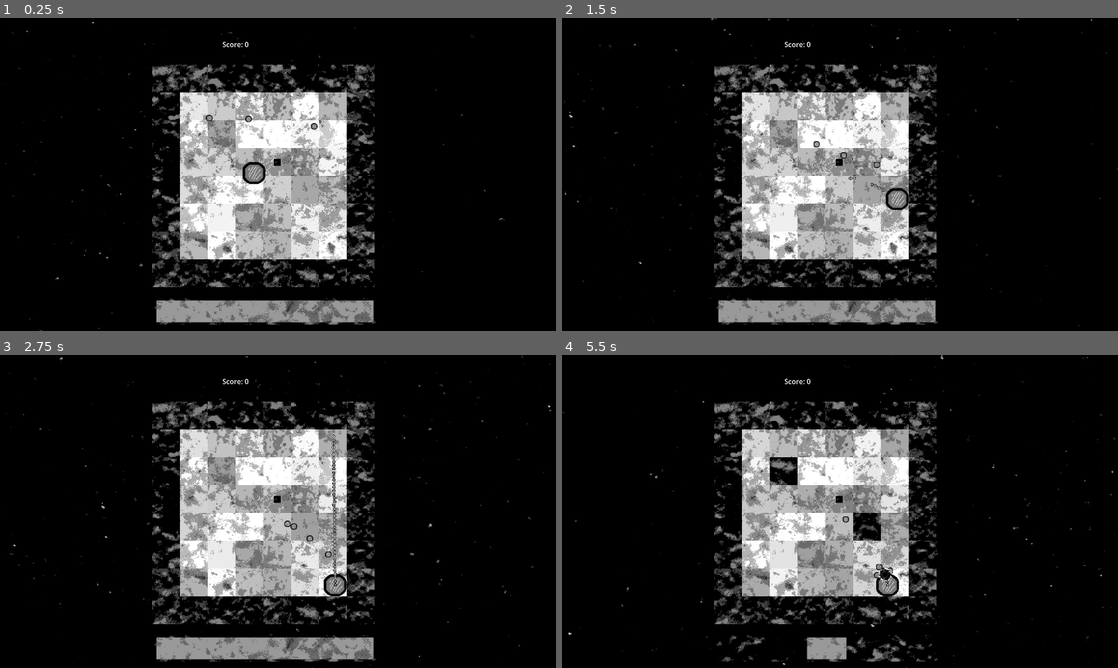
Above: before the commit, frames 1-4 (two rows, left to right).
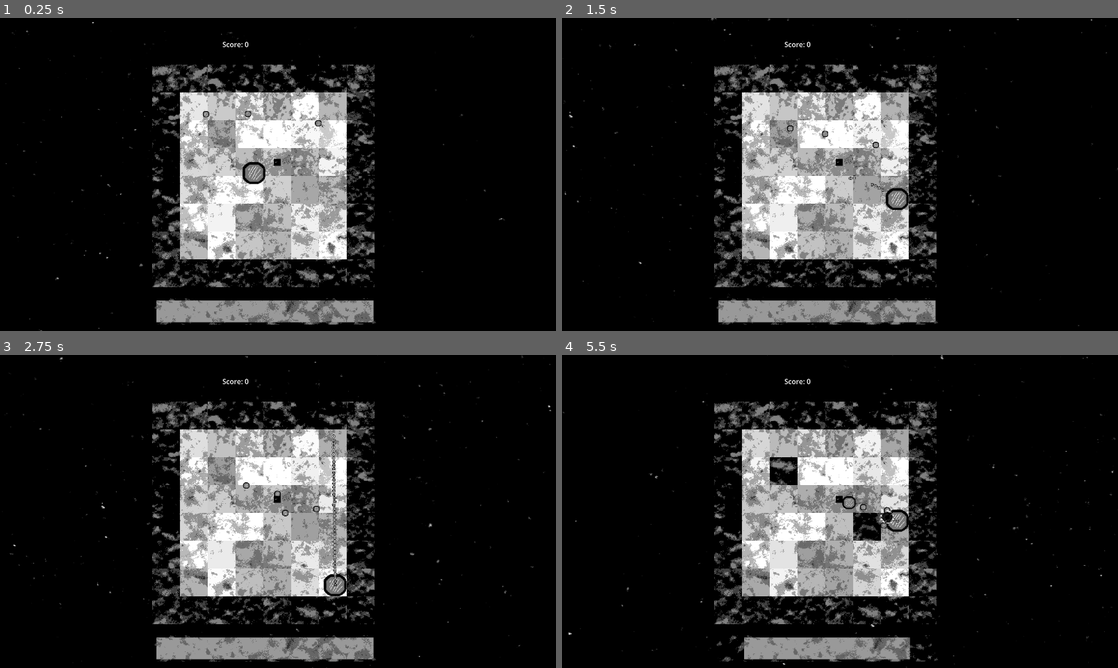
Above: after the commit, the same moments.

Repository: Indivicivet/ludumdare54
Game: Godot game, scene res://ludumdare54.tscn
Two runs of this game, one before a commit and one after it. Both use one fixed random seed, a clock stepped at 60 frames per second and the inputs below.
Inputs (mouse positions are in pixels of both pictures, inside the frame that each line leads up to):
- Up to frame 1 (0.25 s): no input
- Up to frame 2 (1.5 s): move the mouse to (962, 158) at 0.52 s; press the mouse at (962, 158) at 0.53 s; hold Right (right) 0.53-1.28 s; move the mouse to (728, 190) at 1.27 s; release the mouse at (728, 190) at 1.28 s; hold Down (down) from 1.28 s (still down); click (728, 190) at 1.35 s
- Up to frame 3 (2.75 s): move the mouse to (333, 442) at 2.02 s; release Down (down) at 2.03 s; press the mouse at (333, 442) at 2.03 s; hold Right (right) from 2.03 s (still down)
- Up to frame 4 (5.5 s): move the mouse to (812, 574) at 2.77 s; release Right (right) at 2.78 s; release the mouse at (812, 574) at 2.78 s; hold Up (up) 2.78-3.53 s; click (812, 574) at 2.85 s; move the mouse to (1006, 558) at 3.52 s; press the mouse at (1006, 558) at 3.53 s; hold Left (left) 3.53-5.03 s; move the mouse to (673, 464) at 4.27 s; release the mouse at (673, 464) at 4.28 s; click (673, 464) at 4.35 s; move the mouse to (867, 511) at 5.02 s; press the mouse at (867, 511) at 5.03 s; hold Down (down) from 5.03 s (still down)

The runs differ from the first frame. In frame 1, 0.1% of the frame differs, in the area x 36-58%, y 29-36%; in frame 2, 0.1%; in frame 3, 0.1%; in frame 4, 2.4%, in the area x 32-63%, y 45-98%.

Commit message:
add second enemy type (bigger, basically)

Diff:
--- a/enemy_type_1.tscn
+++ b/enemy_type_1.tscn
@@ -1,6 +1,6 @@
 [gd_scene load_steps=4 format=3 uid="uid://c4i8t3vyd1rqu"]
 
-[ext_resource type="Script" path="res://scripts/enemy_type1.gd" id="1_pxje3"]
+[ext_resource type="Script" path="res://scripts/enemy_type2.gd" id="1_p38ov"]
 [ext_resource type="Texture2D" uid="uid://dyql1ycffaje6" path="res://graphics/player0001.png" id="2_7m1hb"]
 
 [sub_resource type="CircleShape2D" id="CircleShape2D_n466h"]
@@ -8,7 +8,7 @@
 
 [node name="enemy_type1" type="CharacterBody2D"]
 position = Vector2(746, 245)
-script = ExtResource("1_pxje3")
+script = ExtResource("1_p38ov")
 
 [node name="Sprite2D" type="Sprite2D" parent="."]
 modulate = Color(0.501961, 0.501961, 0.501961, 1)
--- /dev/null
+++ b/enemy_type_2.tscn
@@ -0,0 +1,21 @@
+[gd_scene load_steps=4 format=3 uid="uid://c372w8me6831f"]
+
+[ext_resource type="Script" path="res://scripts/enemy_type2.gd" id="1_vvsd1"]
+[ext_resource type="Texture2D" uid="uid://dyql1ycffaje6" path="res://graphics/player0001.png" id="2_jx5k0"]
+
+[sub_resource type="CircleShape2D" id="CircleShape2D_n466h"]
+radius = 16.0312
+
+[node name="enemy_type2" type="CharacterBody2D"]
+position = Vector2(746, 245)
+script = ExtResource("1_vvsd1")
+
+[node name="Sprite2D" type="Sprite2D" parent="."]
+modulate = Color(0.501961, 0.501961, 0.501961, 1)
+scale = Vector2(0.6, 0.6)
+texture = ExtResource("2_jx5k0")
+
+[node name="CollisionShape2D" type="CollisionShape2D" parent="."]
+shape = SubResource("CircleShape2D_n466h")
+
+[node name="NavigationAgent2D" type="NavigationAgent2D" parent="."]
--- a/scripts/enemy_spawner.gd
+++ b/scripts/enemy_spawner.gd
@@ -1,11 +1,18 @@
 extends Node2D
 
 
+var rng = RandomNumberGenerator.new()
+
 var enemy_type1_scn = preload("res://enemy_type_1.tscn")
+var enemy_type2_scn = preload("res://enemy_type_2.tscn")
 
 
 func _on_timer_timeout():
-	var enemy_obj = enemy_type1_scn.instantiate()
+	var enemy_obj = (
+		enemy_type1_scn.instantiate()
+		if rng.randf() < 0.75
+		else enemy_type2_scn.instantiate()
+	)
 	add_child(enemy_obj)
 	enemy_obj.transform = Transform2D.IDENTITY
 	get_node("AudioStreamPlayer2D").play()
--- /dev/null
+++ b/scripts/enemy_type2.gd
@@ -0,0 +1,49 @@
+extends CharacterBody2D
+
+
+const SPEED = 50  # CHANGED VS TYPE 1
+
+var target_pos = Vector2(0, 0)
+var hp = 1
+
+
+@onready var navigation_agent = get_node("NavigationAgent2D")
+@onready var sprite_obj = get_node("Sprite2D")
+@onready var root = get_tree().get_root().get_node("game_root")
+@onready var player = root.get_node("play_region/player")
+@onready var score = root.get_node("score")
+
+
+func _ready():
+	sprite_obj.modulate = Color(1, 1, 1)
+	navigation_agent.path_desired_distance = 1.0
+	navigation_agent.target_desired_distance = 1.0
+	call_deferred("pathfinding_setup")
+
+
+func got_shot(_other):
+	hp -= 0.01  # CHANGED VS TYPE 1
+	sprite_obj.modulate = Color(hp, hp, hp)
+	if hp < 0:
+		score.score += 1
+		queue_free()
+
+
+func pathfinding_setup():
+	await get_tree().physics_frame
+	navigation_agent.target_position = target_pos
+
+
+func _physics_process(delta):
+	navigation_agent.target_position = player.global_position
+	if navigation_agent.is_navigation_finished():
+		return
+
+	velocity = (
+		navigation_agent.get_next_path_position() - global_position
+	).normalized() * SPEED
+	move_and_slide()
+	for i in get_slide_collision_count():
+		var collider = get_slide_collision(i).get_collider()
+		if collider.name == "player":
+			collider.touched_by_enemy(self, delta)
